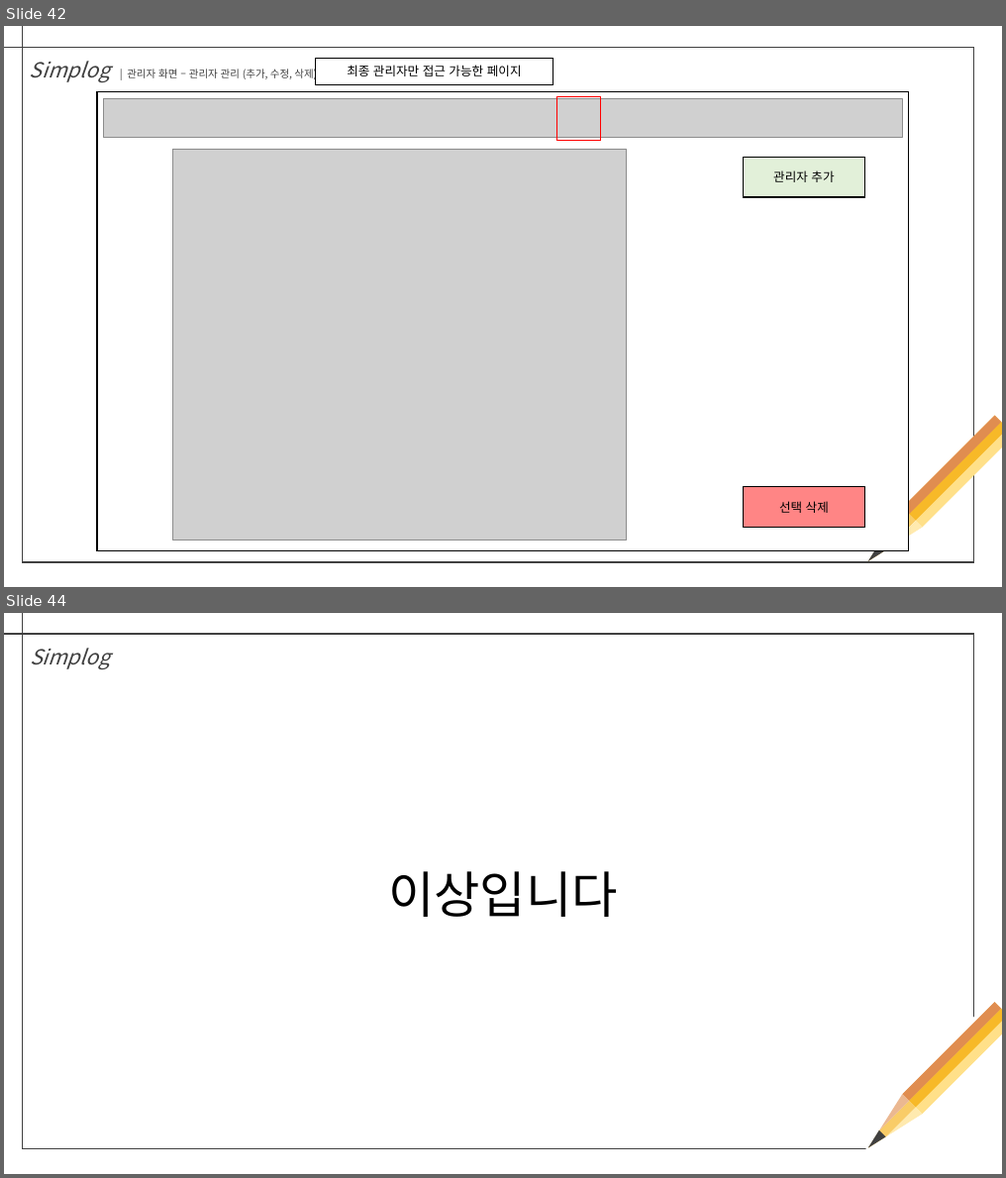
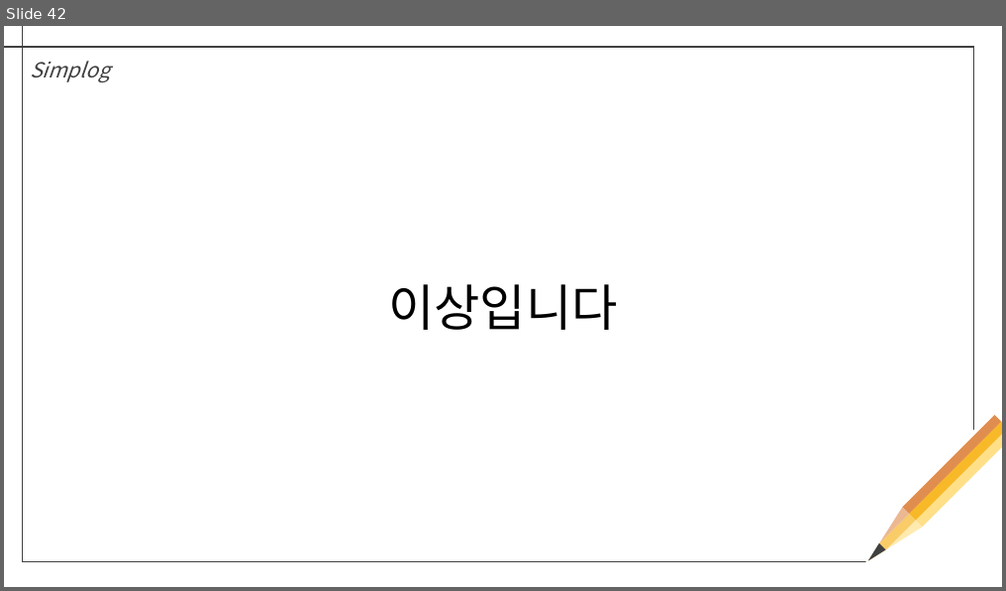
Before and after one commit to ticod/simplog, a slide deck: docs/[simplog] 화면 설계.pptx. Shown one above the other, each under a label of ours: slides 42 and 44 before the commit, slide 42 after it; the slides between them are not shown. The pictures are 1006x1178 and 1006x591 pixels, drawn with LibreOffice and Linux fonts; fonts in the diff are those of the drawing; grey boxes stand for pictures. Boxes give left, top, right and bottom in pixels: in the first picture for what was removed or moved away, otherwise in the second. Text is boxed around its words. In the diff, an @@ line names an element or a change of style, - is before the commit and + after.

Commit message:
Update 화면 설계, erd

```diff
--- a/docs/[simplog] 화면 설계.pptx
+++ b/docs/[simplog] 화면 설계.pptx
@@ slide 42 removed at <box>4,26,1002,587</box>, background #FFFFFF @@
@@ group removed at <box>4,26,1002,566</box>: 4 rectangles, 3 freeform shapes, 2 lines, 1 triangle @@
@@ text removed at <box>30,61,317,82</box> @@
-Simplog | 관리자 화면 – 관리자 관리 (추가, 수정, 삭제)
@@ rectangle removed at <box>316,59,553,84</box> @@
-최종 관리자만 접근 가능한 페이지
@@ rectangle removed at <box>97,92,909,552</box> @@
@@ picture removed at <box>104,99,902,138</box> @@
@@ rectangle removed at <box>556,96,600,140</box> @@
@@ picture removed at <box>173,149,627,541</box> @@
@@ rectangle removed at <box>743,157,865,197</box> @@
-관리자 추가
@@ rectangle removed at <box>743,487,865,528</box> @@
-선택 삭제
@@ what was slide 44 is now slide 42 @@
```
Also in this commit, not shown: 7 slides changed, 1 other slide removed, 1 other file.
